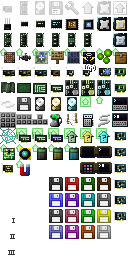
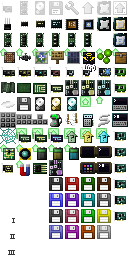
Comparing the layer stacks of the two 128×256 images. Changes:
painted on "items" (2nd of 2, in "items") over [33, 160, 63, 176]
